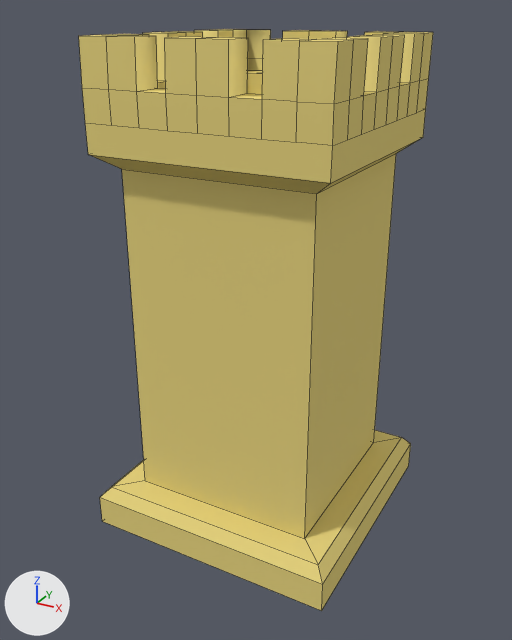
The Blender file FlyingTown/FlyingTown.blend as it was, and as the next commit left it.
Camera for both pictures: a 50 mm camera at (9.65, -18.09, 15.25) aimed at (0.12, -0.78, 6.59). Lighting does not change. The marker at lower left points along +X, +Y and +Z. Mesh edges are drawn as thin lines.
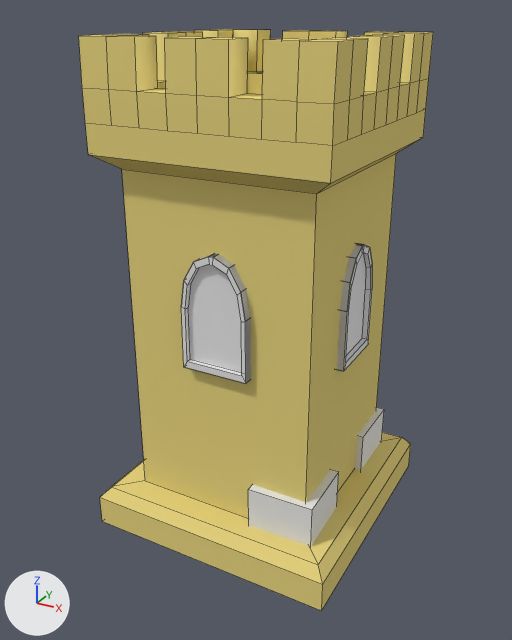
The edits, one by one:
me_plane has 254 vertices, 210 faces and spans x -1.0..1.0, y -1.0..1.0, z 0.0..3.77.
me_plane is used by ob_plane; location (0.22, -0.36, -0.02); scale (3.89, 3.89, 3.89).
Verts and faces of me_plane; kept vertices keep their numbers, new ones are numbered from 254.
Before the commit, vertices of me_plane: 142 (-0.44, 0.88, 3.46), 143 (-0.66, 0.88, 3.46), 197 (-0.44, 0.9, 3.55), 198 (-0.66, 0.9, 3.55), 199 (-0.44, 0.9, 3.77) at pixel (270, 29).
Before the commit, vertices of me_plane: 200 (-0.66, 0.9, 3.77) at pixel (246, 29).
Part 1, on me_plane:
Faces deleted: (142, 199, 200, 143).
Vertex 197 moves to (-0.44, 0.88, 3.47).
Vertex 198 moves to (-0.66, 0.88, 3.47).
New vertex 254 is at (-0.44, 0.66, 3.47), pixel (256, 71).
New vertex 255 is at (-0.66, 0.66, 3.47).
New vertex 256 is at (-0.44, 0.68, 3.77), pixel (257, 30).
New vertex 257 is at (-0.66, 0.68, 3.77), pixel (233, 29).
New faces: (199, 200, 257, 256), (142, 199, 256, 254).
New faces: (254, 256, 257, 255), (142, 254, 255, 143), (143, 255, 257, 200) (smooth).
Mesh me_cube_008 is new.
It has 120 vertices, 86 faces and spans x -1.0..1.0, y -1.0..1.0, z -1.0..1.0.
Mesh me_cube_013 is new.
It is a box spanning x -1.0..1.0, y -1.0..1.0, z -1.0..1.0.
Object 'Cube' (ob_cube) is new; it shows me_cube_008.
Its location is (0.29, -2.47, 7.71).
Its scale is (1.0, 1.0, 1.71).
Object 'Cube.005' (ob_cube_005) is new; it shows me_cube_013.
Its location is (2.27, 1.69, 1.56).
It gains a MIRROR modifier named 'Mirror'.
Modifier setting: mirror_object = ob_cube_004.
Object 'Cube.004' (ob_cube_004) is new; it shows a copy of me_cube_008.
Its location is (2.25, -0.38, 7.62).
Its rotation in degrees is (0, 0, -269).
Its scale is (1.0, 1.0, 1.71).

Changed parts and their boxes [x1, y1, x2, y2] in the pictures (512 x 640 px):
'Cube', added
    after: [181, 254, 250, 384]
'Cube.005', added
    after: [248, 407, 384, 547]
'Cube.004', added
    after: [337, 244, 372, 371]
part 1 of me_plane, built on
    before: [247, 30, 271, 71]
    after: [233, 30, 271, 72]
